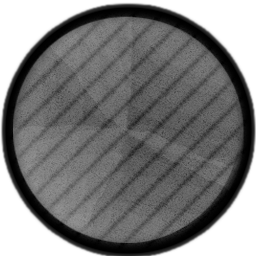
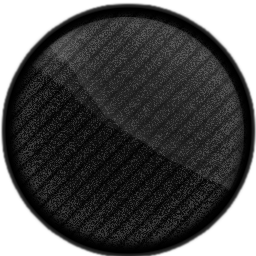
Layer changes from the first 256 x 256 image to the second:
hid "Layer 1 copy 10" over box(13, 16, 243, 243)
added layer "Layer 1 copy 8" above "Layer 1 copy 5" over box(10, 20, 245, 191)
